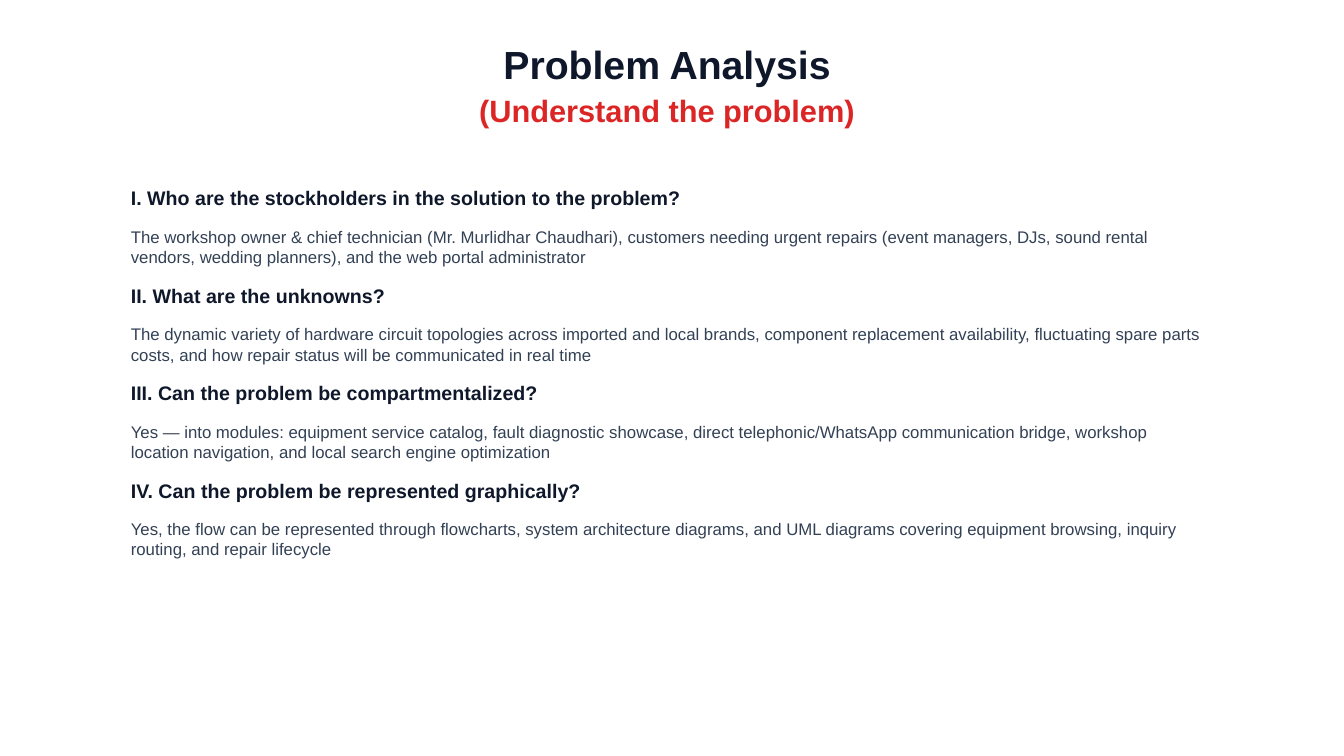
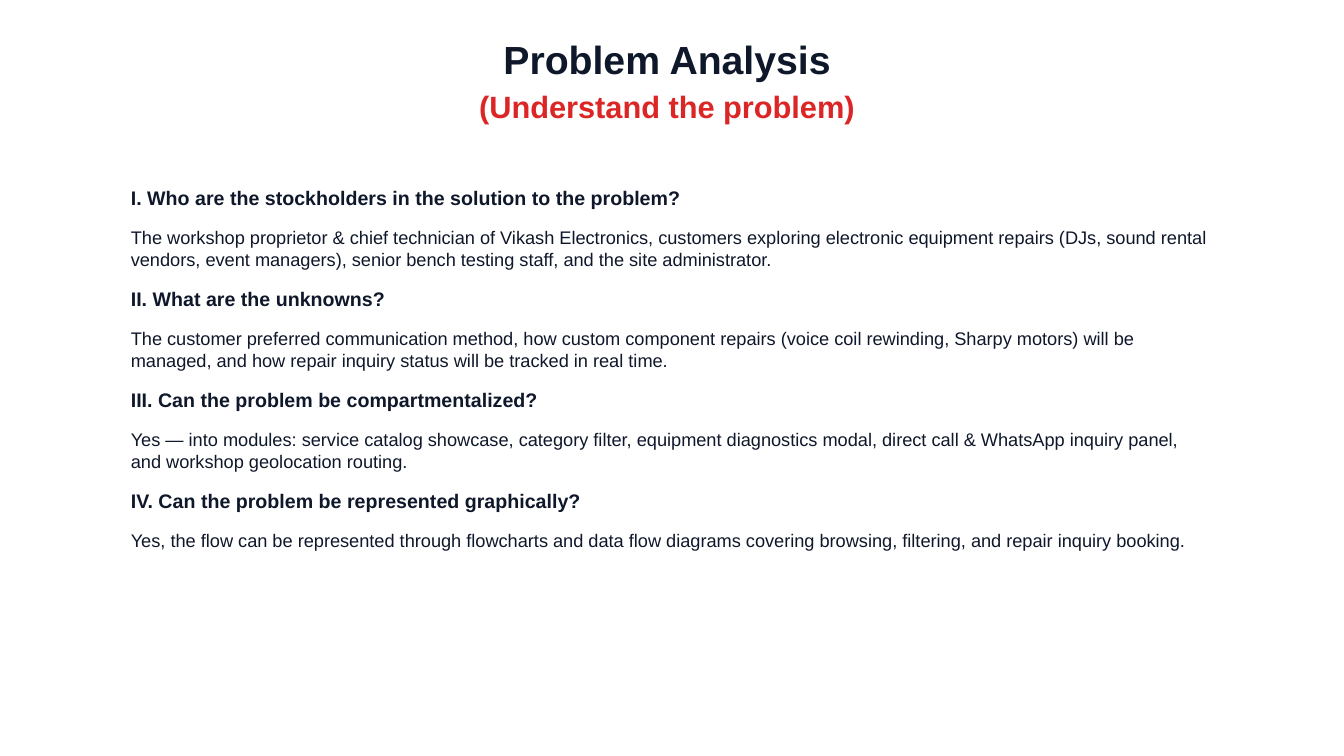
Before and after one commit to Prathmesh-oss/vikash-electronics, a slide deck: slide 7 of Vikash_Electronics_Complete_Academic_Presentation.pptx. Drawn at 1344x756 pixels with LibreOffice and Linux fonts; fonts in the diff are those of the drawing. Boxes give left, top, right and bottom in pixels: in the first picture for what was removed or moved away, otherwise in the second. Text is boxed around its words. In the diff, an @@ line names an element or a change of style, - is before the commit and + after.

```diff
--- a/Vikash_Electronics_Complete_Academic_Presentation.pptx
+++ b/Vikash_Electronics_Complete_Academic_Presentation.pptx
@@ text at <box>479,95,854,124</box>: more space between paragraphs @@
@@ text at <box>131,190,1206,551</box>: text changed; size 12 to 13 pt; text colour #334155 to #0F172A @@
-I. Who are the stockholders in the solution to the problem?
-The workshop owner & chief technician (Mr. Murlidhar Chaudhari), customers needing urgent repairs (event managers, DJs, sound rental vendors, wedding planners), and the web portal administrator
-II. What are the unknowns?
-The dynamic variety of hardware circuit topologies across imported and local brands, component replacement availability, fluctuating spare parts costs, and how repair status will be communicated in real time
-III. Can the problem be compartmentalized?
-Yes — into modules: equipment service catalog, fault diagnostic showcase, direct telephonic/WhatsApp communication bridge, workshop location navigation, and local search engine optimization
-IV. Can the problem be represented graphically?
-Yes, the flow can be represented through flowcharts, system architecture diagrams, and UML diagrams covering equipment browsing, inquiry routing, and repair lifecycle
+I. Who are the stockholders in the solution to the problem?
+The workshop proprietor & chief technician of Vikash Electronics, customers exploring electronic equipment repairs (DJs, sound rental vendors, event managers), senior bench testing staff, and the site administrator.
+II. What are the unknowns?
+The customer preferred communication method, how custom component repairs (voice coil rewinding, Sharpy motors) will be managed, and how repair inquiry status will be tracked in real time.
+III. Can the problem be compartmentalized?
+Yes — into modules: service catalog showcase, category filter, equipment diagnostics modal, direct call & WhatsApp inquiry panel, and workshop geolocation routing.
+IV. Can the problem be represented graphically?
+Yes, the flow can be represented through flowcharts and data flow diagrams covering browsing, filtering, and repair inquiry booking.
```
Also in this commit, not shown: 21 other slides changed, 5 slides added, 11 slides removed, 9 other files.
